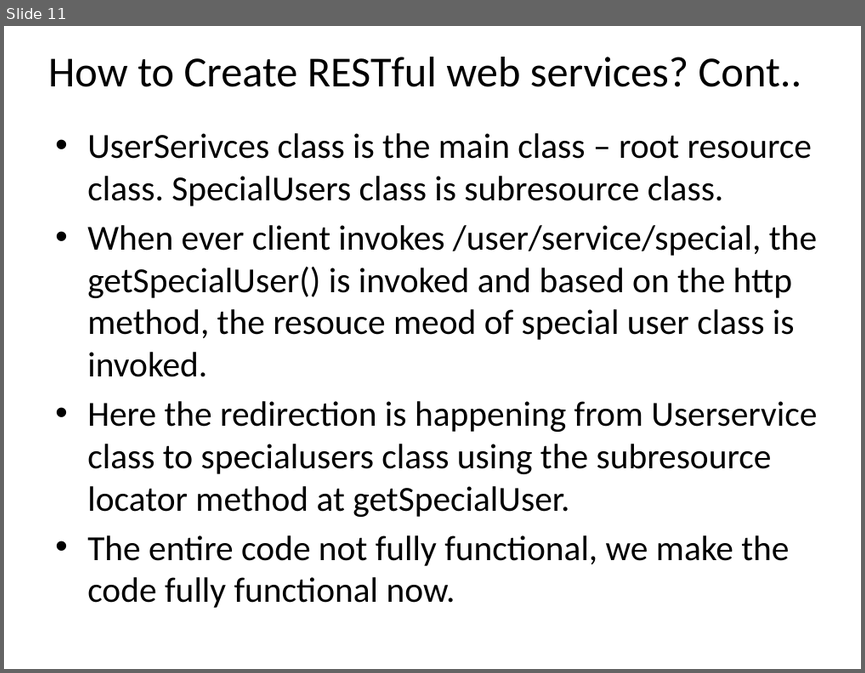
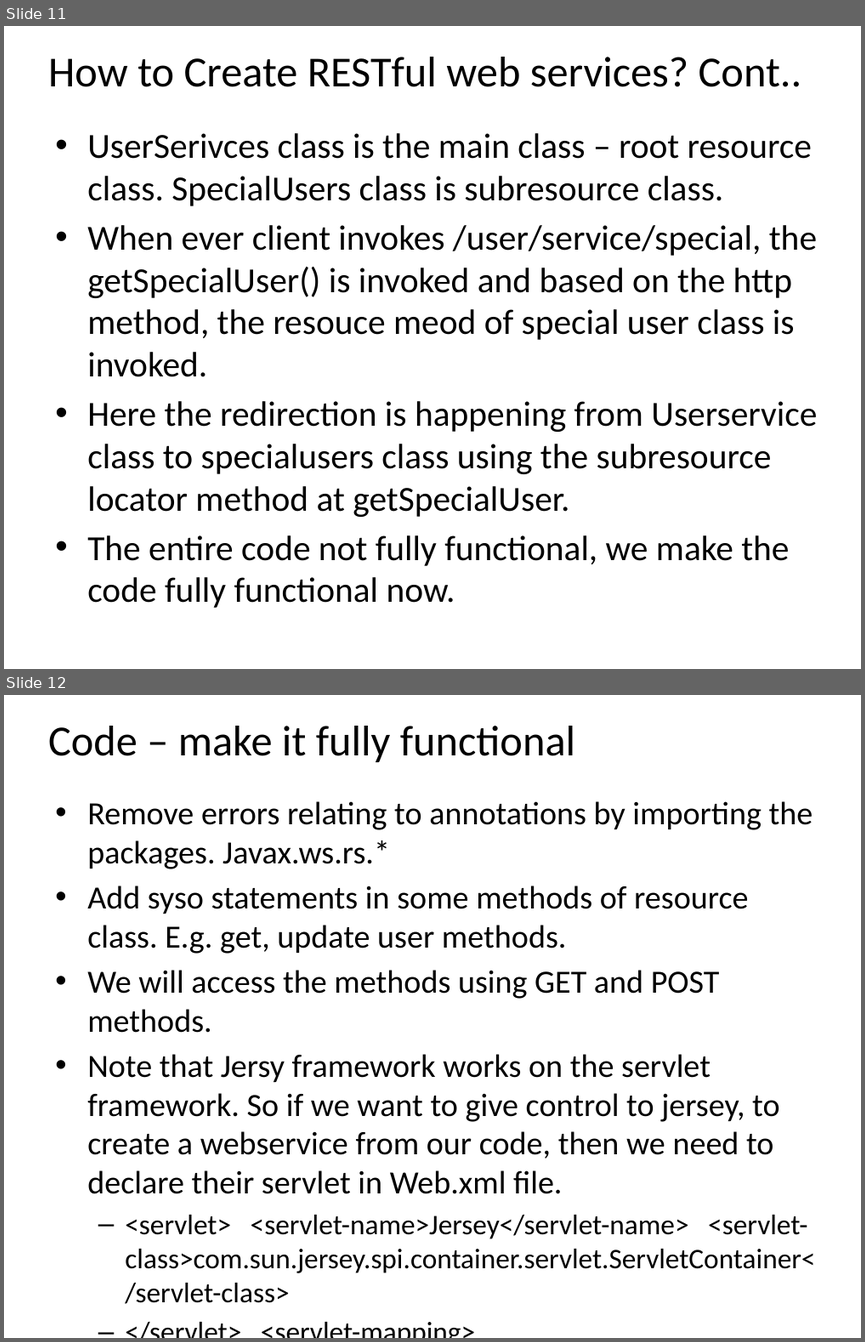
Before and after one commit to email2dorababu/SCALA_Reading, a slide deck: REST/REST_part1.pptx. Shown one above the other, each under a label of ours: slide 11 before the commit, slides 11 and 12 after it. The pictures are 865x673 and 865x1342 pixels, drawn with LibreOffice and Linux fonts; fonts in the diff are those of the drawing. Boxes give left, top, right and bottom in pixels: in the first picture for what was removed or moved away, otherwise in the second. Text is boxed around its words. In the diff, an @@ line names an element or a change of style, - is before the commit and + after.

```diff
--- a/REST/REST_part1.pptx
+++ b/REST/REST_part1.pptx
@@ slide 12 added at (4, 695, 861, 1338), background #FFFFFF @@
@@ title added at (48, 726, 575, 762), 36 pt, text #000000 @@
+Code – make it fully functional
@@ text added at (87, 801, 815, 1304), 27.2 pt, text #000000 @@
+• Remove errors relating to annotations by importing the packages. Javax.ws.rs.*
+• Add syso statements in some methods of resource class. E.g. get, update user methods.
+• We will access the methods using GET and POST methods.
+• Note that Jersy framework works on the servlet framework. So if we want to give control to jersey, to create a webservice from our code, then we need to declare their servlet in Web.xml file.
+  – <servlet> <servlet-name>Jersey</servlet-name> <servlet-class>com.sun.jersey.spi.container.servlet.ServletContainer</servlet-class>
+  – </servlet> <servlet-mapping> <servlet-name>Jersey</servlet-name> <url-pattern>/backend/*</url-pattern> </servlet-mapping>
```
Also in this commit, not shown: 2 slides changed, 1 other slide added, 4 other files.
